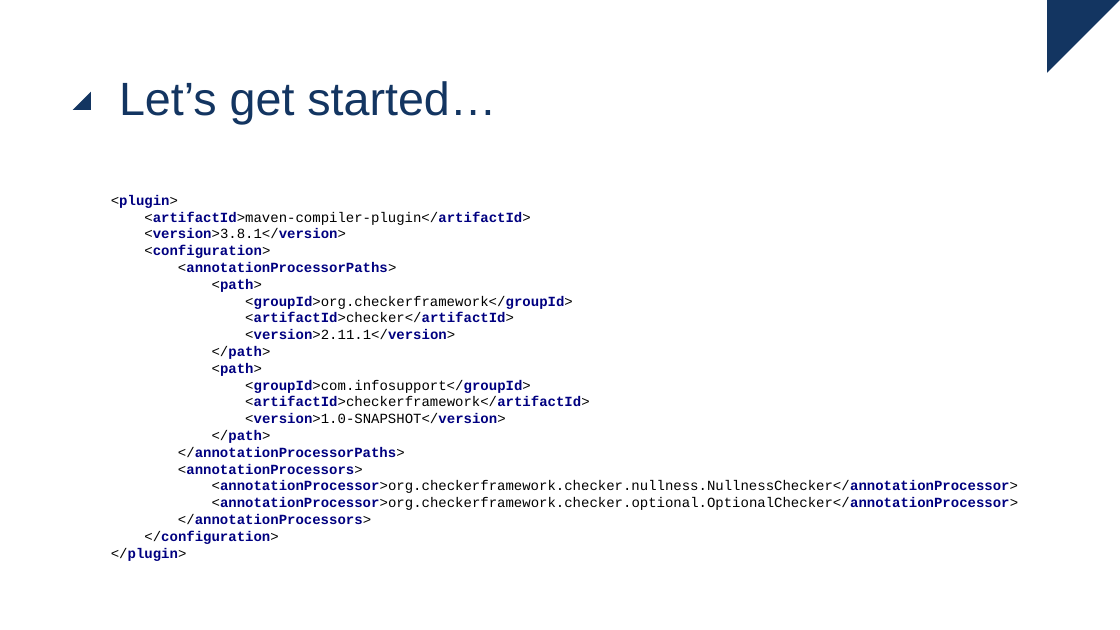
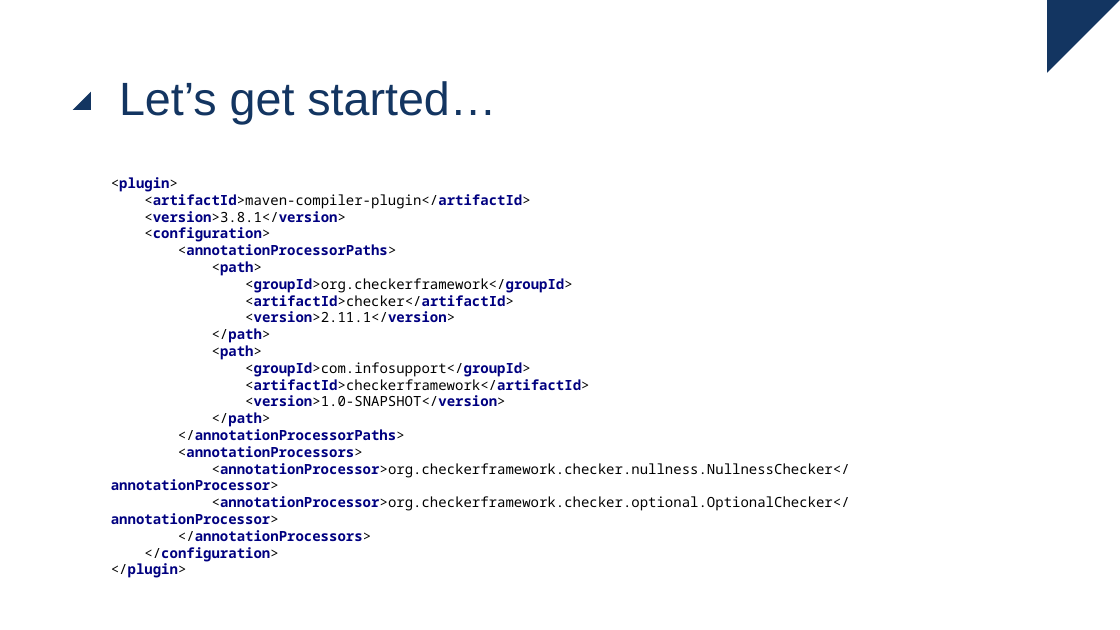
Before and after one commit to ingmars1709/checker, a slide deck: slide 16 of Checker Framework.pptx. Drawn at 1120x630 pixels with LibreOffice and Linux fonts; fonts in the diff are those of the drawing. Boxes give left, top, right and bottom in pixels: in the first picture for what was removed or moved away, otherwise in the second. Text is boxed around its words. In the diff, an @@ line names an element or a change of style, - is before the commit and + after.

```diff
--- a/Checker Framework.pptx
+++ b/Checker Framework.pptx
@@ text "<plugin> <artifactId>maven-compiler-plugin</artifactId> <ver ..." at [111, 177, 850, 578]: font Courier New to Noto Sans Mono @@
```
Also in this commit, not shown: 14 other slides changed, 1 slide removed.
